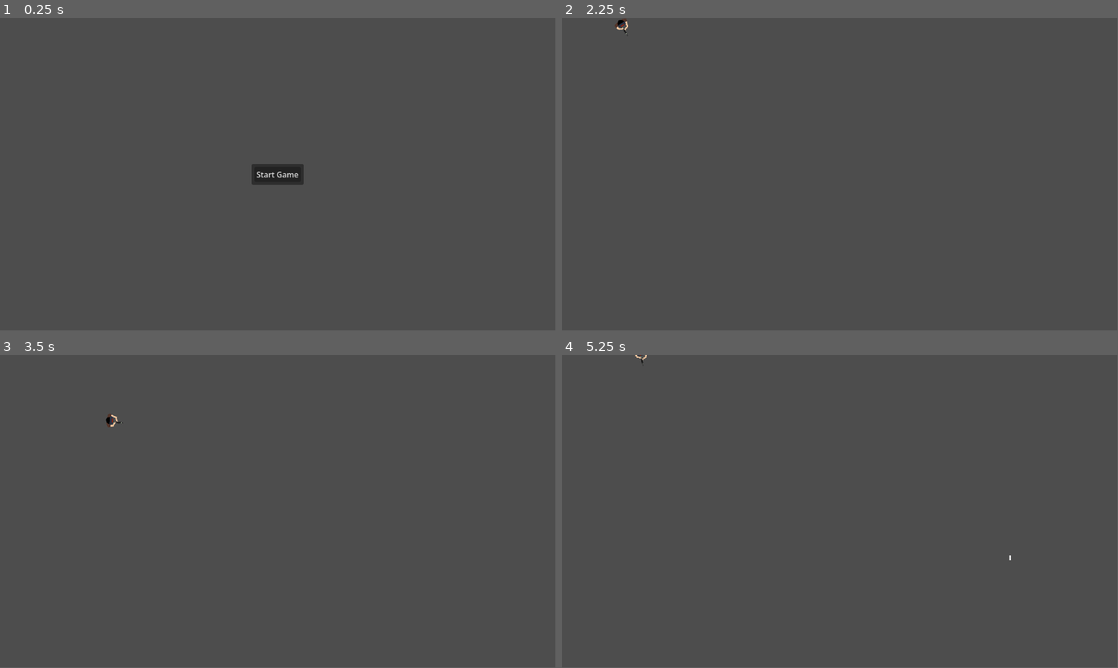
Above: before the commit, frames 1-4 (two rows, left to right).
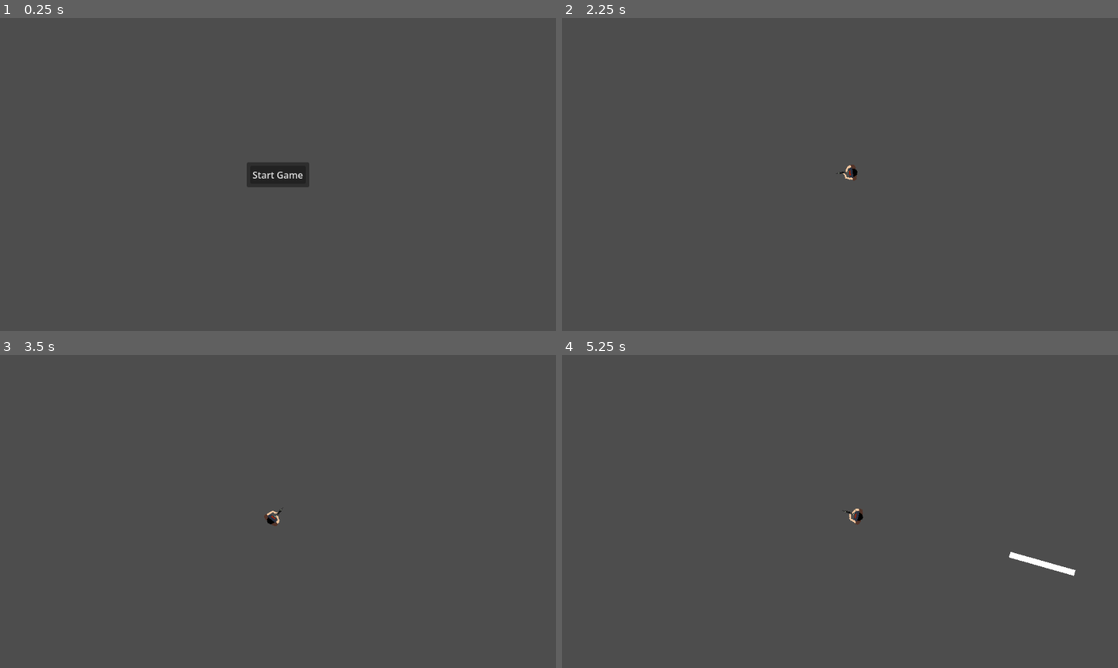
Above: after the commit, the same moments.

Repository: sparkworm/CookieJam
Game: Godot game, scene res://scenes/main.tscn
Two runs of this game, one before a commit and one after it. Both use one fixed random seed, a clock stepped at 60 frames per second and the inputs below.
Inputs (mouse positions are in pixels of both pictures, inside the frame that each line leads up to):
- Up to frame 1 (0.25 s): no input
- Up to frame 2 (2.25 s): click "Start Game" at 0.5 s; tap Enter at 1.25 s; move the mouse to (962, 158) at 1.27 s; hold D (move_right) 1.28-2.03 s; tap Space at 2 s; move the mouse to (728, 190) at 2.02 s; hold S (move_down) from 2.03 s (still down)
- Up to frame 3 (3.5 s): move the mouse to (333, 442) at 2.77 s; release S (move_down) at 2.78 s; hold D (move_right) from 2.78 s (still down)
- Up to frame 4 (5.25 s): move the mouse to (812, 574) at 3.52 s; release D (move_right) at 3.53 s; hold W (move_up) 3.53-4.28 s; move the mouse to (1006, 558) at 4.27 s; hold A (move_left) from 4.28 s (still down); tap [ (debug1) at 4.9 s; move the mouse to (673, 464) at 5.02 s
In our replay, the window is 799x449 before the commit and 800x450 after it. These sizes can differ from the game's own. Grey fills any space a smaller window leaves; there, only what the larger window draws over its background counts as a difference.

The runs differ from the first frame. In frame 1, 0.4% of the frame differs, in the area x 44-56%, y 46-54%; in frame 2, 0.1%; in frame 3, 0.1%; in frame 4, 0.4%.

Commit message:
Refactored bullet spawning and implemented weapons.
Bullets now use a resource to store speed, damage and lifetime.
Weapons implemented with finite ammo, specific firerate, and full/semi auto capabilities.

Diff:
--- a/autoload/message_bus.gd
+++ b/autoload/message_bus.gd
@@ -3,3 +3,7 @@
 @warning_ignore_start("unused_signal")
 
 signal level_changed(new_level: SceneAccess.Levels)
+## Sent by: Weapon
+## Recieved by: Level
+## Triggers a bullet to spawn
+signal bullet_spawned(pos: Vector2, dir: Vector2, data: BulletData)
--- a/project.godot
+++ b/project.godot
@@ -24,10 +24,17 @@
 
 gdscript/warnings/untyped_declaration=1
 
+[display]
+
+window/size/viewport_width=960
+window/size/viewport_height=540
+window/stretch/mode="viewport"
+
 [file_customization]
 
 folder_colors={
 "res://autoload/": "yellow",
+"res://resources/": "green",
 "res://scenes/": "gray",
 "res://textures/": "pink"
 }
--- /dev/null
+++ b/resources/bullet_data.gd
@@ -0,0 +1,6 @@
+class_name BulletData
+extends Resource
+
+@export var speed: float
+@export var lifetime: float
+@export var damage: int
--- a/scenes/levels/level.gd
+++ b/scenes/levels/level.gd
@@ -1,20 +1,22 @@
 class_name Level
 extends Node2D
 
-const BULLET_TRAIL = preload("uid://cdiklyggpc7tl")
+const BULLET_TRAIL: PackedScene = preload("uid://cdiklyggpc7tl")
+const BULLET: PackedScene = preload("uid://troo27efojv8")
+
 
 @onready var characters: Node2D = $Characters
 @onready var decals: Node2D = $Decals
 @onready var projectiles: Node2D = $Projectiles
 
-func _process(_delta: float) -> void:
-	if Input.is_action_just_pressed("debug1"):
-		spawn_bullet(load("res://scenes/projectiles/bullet_generic.tscn"), get_global_mouse_position(), Vector2(1,0))
+func _ready() -> void:
+	MessageBus.bullet_spawned.connect(spawn_bullet)
 
-func spawn_bullet(bullet_scene: PackedScene, pos: Vector2, dir: Vector2) -> void:
-	var bullet: Bullet = bullet_scene.instantiate()
+func spawn_bullet(pos: Vector2, dir: Vector2,
+		bullet_data: BulletData) -> void:
+	var bullet: Bullet = BULLET.instantiate()
 	projectiles.add_child(bullet)
-	bullet.initialize(pos, dir)
+	bullet.initialize(pos, dir, bullet_data)
 	var bullet_trail: BulletTrail = BULLET_TRAIL.instantiate()
 	projectiles.add_child(bullet_trail)
 	bullet_trail.bullet = bullet
--- a/scenes/levels/level.tscn
+++ b/scenes/levels/level.tscn
@@ -16,5 +16,4 @@
 [node name="Projectiles" type="Node2D" parent="." unique_id=76509530]
 
 [node name="Camera2D" parent="." unique_id=735421850 node_paths=PackedStringArray("subject") instance=ExtResource("3_b2cq8")]
-zoom = Vector2(2, 2)
 subject = NodePath("../Characters/Player")
--- a/scenes/main.tscn
+++ b/scenes/main.tscn
@@ -7,6 +7,7 @@
 script = ExtResource("1_o5qli")
 
 [node name="ActiveLevel" type="CanvasLayer" parent="." unique_id=755391357]
+follow_viewport_enabled = true
 
 [node name="MainMenu" parent="ActiveLevel" unique_id=132359308 instance=ExtResource("2_0wfyh")]
 
--- a/scenes/projectiles/bullet.gd
+++ b/scenes/projectiles/bullet.gd
@@ -3,10 +3,7 @@
 
 signal bullet_collided(collider: Object)
 
-@export var damage: int
-@export var speed: float
-## Time until this bullet despawns
-@export var lifetime: float = 3.0
+var damage: int
 
 var velocity: Vector2
 var last_pos: Vector2
@@ -14,10 +11,12 @@
 @onready var despawn_timer: Timer = $DespawnTimer
 
 ## Initialize the bullet with the provided GLOBAL position and direction
-func initialize(pos: Vector2, dir: Vector2) -> void:
-	velocity = dir * speed
+func initialize(pos: Vector2, dir: Vector2, data: BulletData) -> void:
+	damage = data.damage
+	velocity = dir * data.speed
 	global_position = pos
-	despawn_timer.wait_time = lifetime
+	# set time until the bullet despawns
+	despawn_timer.wait_time = data.lifetime
 	despawn_timer.timeout.connect(despawn)
 	despawn_timer.start()
 
--- /dev/null
+++ b/scenes/projectiles/bullet.tscn
@@ -0,0 +1,12 @@
+[gd_scene format=3 uid="uid://troo27efojv8"]
+
+[ext_resource type="Script" uid="uid://bybr75hvvlkxu" path="res://scenes/projectiles/bullet.gd" id="1_yvfy2"]
+
+[node name="Bullet" type="RayCast2D" unique_id=748921772]
+target_position = Vector2(0, 0)
+collision_mask = 11
+hit_from_inside = true
+script = ExtResource("1_yvfy2")
+
+[node name="DespawnTimer" type="Timer" parent="." unique_id=999365282]
+wait_time = 3.0
--- a/scenes/projectiles/bullet_generic.tscn
+++ /dev/null
@@ -1,13 +0,0 @@
-[gd_scene format=3 uid="uid://troo27efojv8"]
-
-[ext_resource type="Script" uid="uid://bybr75hvvlkxu" path="res://scenes/projectiles/bullet.gd" id="1_xw1dx"]
-
-[node name="BulletGeneric" type="RayCast2D" unique_id=748921772]
-target_position = Vector2(0, 0)
-collision_mask = 11
-hit_from_inside = true
-script = ExtResource("1_xw1dx")
-speed = 30.0
-
-[node name="DespawnTimer" type="Timer" parent="." unique_id=999365282]
-wait_time = 3.0
--- a/scenes/weapons/rifle.tscn
+++ b/scenes/weapons/rifle.tscn
@@ -2,12 +2,23 @@
 
 [ext_resource type="PackedScene" uid="uid://qfspm0e66qq4" path="res://scenes/weapons/weapon.tscn" id="1_6kub0"]
 [ext_resource type="Texture2D" uid="uid://dsggg3dvjf6j5" path="res://textures/weapon/stock.png" id="2_s04ql"]
+[ext_resource type="Script" uid="uid://dmb53y1bxgnx1" path="res://resources/bullet_data.gd" id="2_yjk07"]
 [ext_resource type="Texture2D" uid="uid://bs513tqrtc76i" path="res://textures/weapon/barrel.png" id="3_yjk07"]
 [ext_resource type="Texture2D" uid="uid://bfmoaqfn08eb3" path="res://textures/weapon/rifle_body.png" id="4_k631g"]
 [ext_resource type="Texture2D" uid="uid://cgt2xl4w3kghr" path="res://textures/weapon/rifle_grid.png" id="5_qn60d"]
 [ext_resource type="Texture2D" uid="uid://4xjjg1cw0ppe" path="res://textures/weapon/rifle_sights.png" id="6_byoic"]
 
+[sub_resource type="Resource" id="Resource_k631g"]
+script = ExtResource("2_yjk07")
+speed = 1000.0
+lifetime = 3.0
+damage = 10
+metadata/_custom_type_script = "uid://dmb53y1bxgnx1"
+
 [node name="Rifle" unique_id=1096367988 instance=ExtResource("1_6kub0")]
+bullet_data = SubResource("Resource_k631g")
+max_ammo = 30
+full_auto = true
 
 [node name="Stock" type="Sprite2D" parent="." index="0" unique_id=2056013150]
 self_modulate = Color(0.15127608, 0.15127608, 0.15127608, 1)
@@ -28,3 +39,9 @@
 [node name="Sights" type="Sprite2D" parent="." index="4" unique_id=1836898827]
 self_modulate = Color(0.88668406, 1, 0.8033046, 1)
 texture = ExtResource("6_byoic")
+
+[node name="SpawnPoint" parent="." index="5" unique_id=1589868616]
+position = Vector2(-0.5, -18)
+
+[node name="FireCooldown" parent="." index="6" unique_id=334343279]
+wait_time = 0.05
--- a/scenes/weapons/weapon.gd
+++ b/scenes/weapons/weapon.gd
@@ -1,2 +1,60 @@
 class_name Weapon
 extends Node2D
+
+## Status describing whether the gun can fire, and if not why
+enum FireStatus {
+	CAN_FIRE,
+	STILL_FIRING,
+	NO_AMMO,
+}
+
+@export var bullet_data: BulletData
+@export var max_ammo: int
+@export var full_auto: bool
+
+var ammo: int
+var trigger_pulled: bool = false
+
+@onready var fire_cooldown: Timer = $FireCooldown
+@onready var spawn_point: Marker2D = $SpawnPoint
+
+func _ready() -> void:
+	ammo = max_ammo
+
+func _process(_delta: float) -> void:
+	if full_auto and trigger_pulled:
+		fire_if_possible()
+
+	if Input.is_action_just_pressed("debug1"):
+		pull_trigger()
+	if Input.is_action_just_released("debug1"):
+		release_trigger()
+
+func pull_trigger() -> void:
+	trigger_pulled = true
+	fire_if_possible()
+
+func release_trigger() -> void:
+	trigger_pulled = false
+
+func fire_if_possible() -> FireStatus:
+	var status: FireStatus = get_fire_status()
+	if status == FireStatus.CAN_FIRE:
+		fire()
+	return status
+
+## returns whether the gun can fire
+func get_fire_status() -> FireStatus:
+	if not fire_cooldown.is_stopped():
+		return FireStatus.STILL_FIRING
+	if ammo < 1:
+		return FireStatus.NO_AMMO
+	return FireStatus.CAN_FIRE
+
+## WILL fire the weapon, no checks.  Only call once it is known if the weapon
+## can/should fire
+func fire() -> void:
+	MessageBus.bullet_spawned.emit(spawn_point.global_position,
+			Vector2.from_angle(global_rotation-PI/2), bullet_data)
+	ammo -= 1
+	fire_cooldown.start()
--- a/scenes/weapons/weapon.tscn
+++ b/scenes/weapons/weapon.tscn
@@ -4,3 +4,10 @@
 
 [node name="Weapon" type="Node2D" unique_id=1096367988]
 script = ExtResource("1_nqevj")
+max_ammo = 10
+
+[node name="SpawnPoint" type="Marker2D" parent="." unique_id=1589868616]
+
+[node name="FireCooldown" type="Timer" parent="." unique_id=334343279]
+wait_time = 0.1
+one_shot = true
Not shown, added: resources/bullet_data.gd.uid
